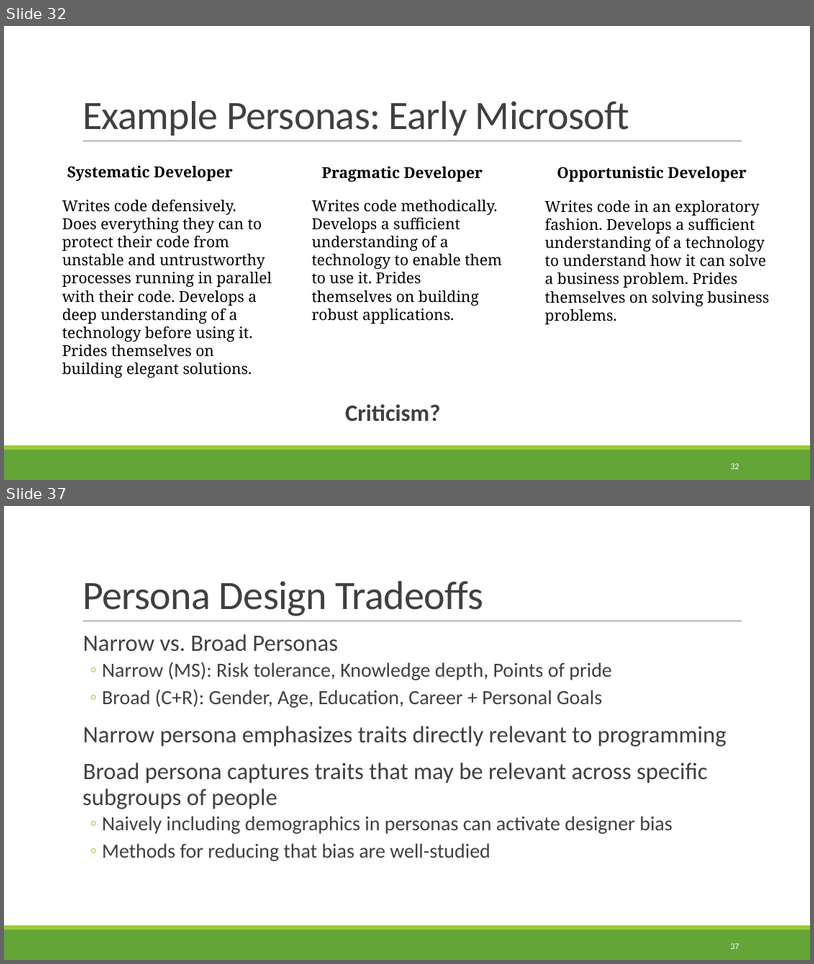
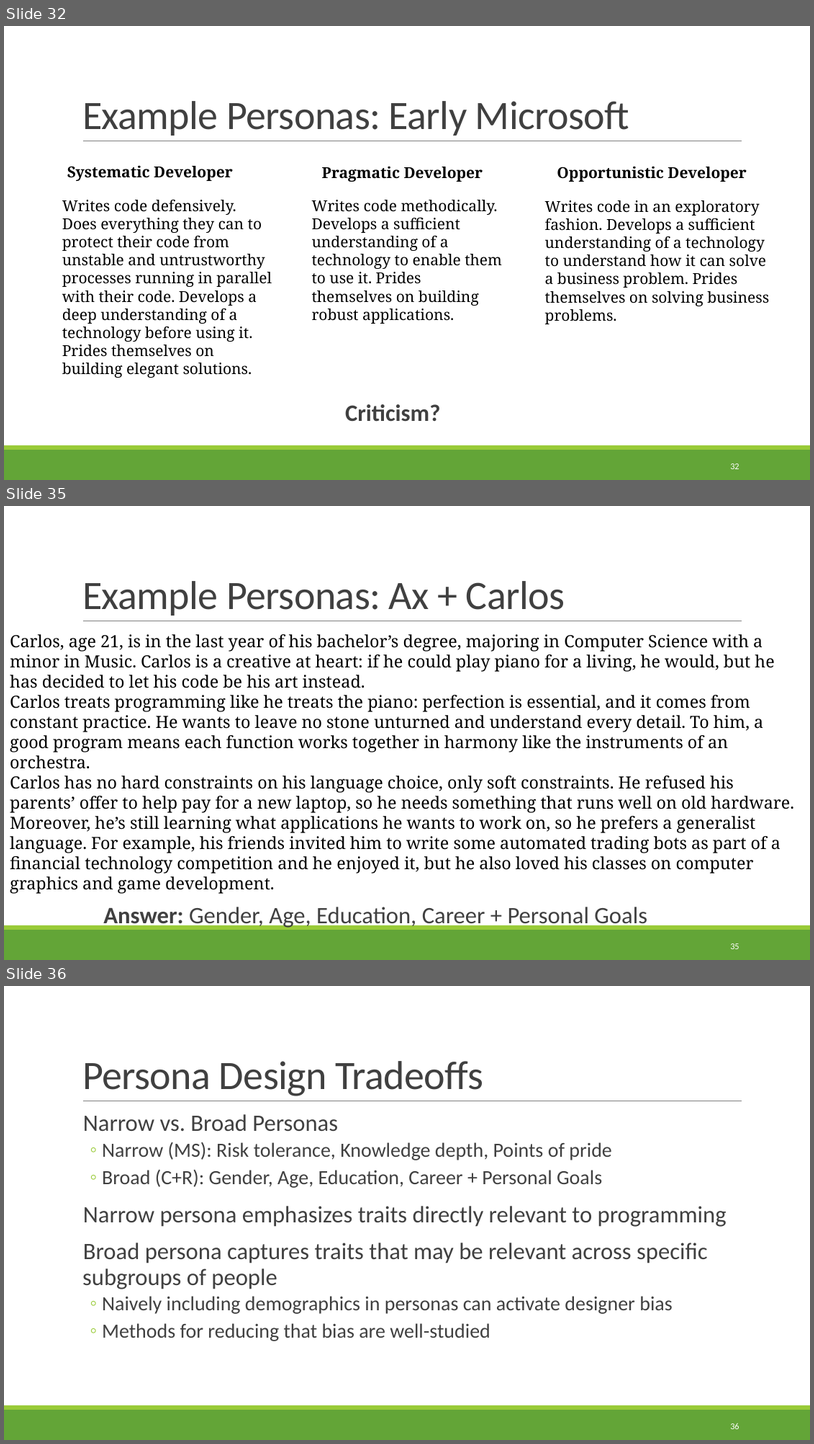
Before and after one commit to rbohrer/pl-course, a slide deck: LectureSlides/08Design1.pptx. Shown one above the other, each under a label of ours: slides 32 and 37 before the commit, slides 32, 35 and 36 after it; the slides between them are not shown. The pictures are 814x964 and 814x1444 pixels, drawn with LibreOffice and Linux fonts; fonts in the diff are those of the drawing. Boxes give left, top, right and bottom in pixels: in the first picture for what was removed or moved away, otherwise in the second. Text is boxed around its words. In the diff, an @@ line names an element or a change of style, - is before the commit and + after.

```diff
--- a/LectureSlides/08Design1.pptx
+++ b/LectureSlides/08Design1.pptx
@@ slide 35 added at (x1=4, y1=506, x2=810, y2=960), background #FFFFFF; not listed: 3 template elements that a slide beside it also shows @@
@@ title added at (x1=82, y1=581, x2=566, y2=615), 48 pt, text #404040 @@
+Example Personas: Ax + Carlos
@@ text added at (x1=10, y1=634, x2=795, y2=893), 20 pt, text #000000 @@
+Carlos, age 21, is in the last year of his bachelor’s degree, majoring in Computer Science with a minor in Music. Carlos is a creative at heart: if he could play piano for a living, he would, but he has decided to let his code be his art instead.
+Carlos treats programming like he treats the piano: perfection is essential, and it comes from constant practice. He wants to leave no stone unturned and understand every detail. To him, a good program means each function works together in harmony like the instruments of an orchestra.
+Carlos has no hard constraints on his language choice, only soft constraints. He refused his parents’ offer to help pay for a new laptop, so he needs something that runs well on old hardware. Moreover, he’s still learning what applications he wants to work on, so he prefers a generalist language. For example, his friends invited him to write some automated trading bots as part of a financial technology competition and he enjoyed it, but he also loved his classes on computer graphics and game development.
@@ text added at (x1=103, y1=906, x2=648, y2=929), 28 pt, text #404040 @@
+  Answer: Gender, Age, Education, Career + Personal Goals
@@ page number added at (x1=730, y1=943, x2=739, y2=949), 10.5 pt, text #FFFFFF @@
+35
@@ what was slide 37 is now slide 36 @@
@@ page number at (x1=730, y1=1422, x2=739, y2=1429): text changed @@
-37
+36
```
Also in this commit, not shown: 2 slides changed, 2 slides removed.
